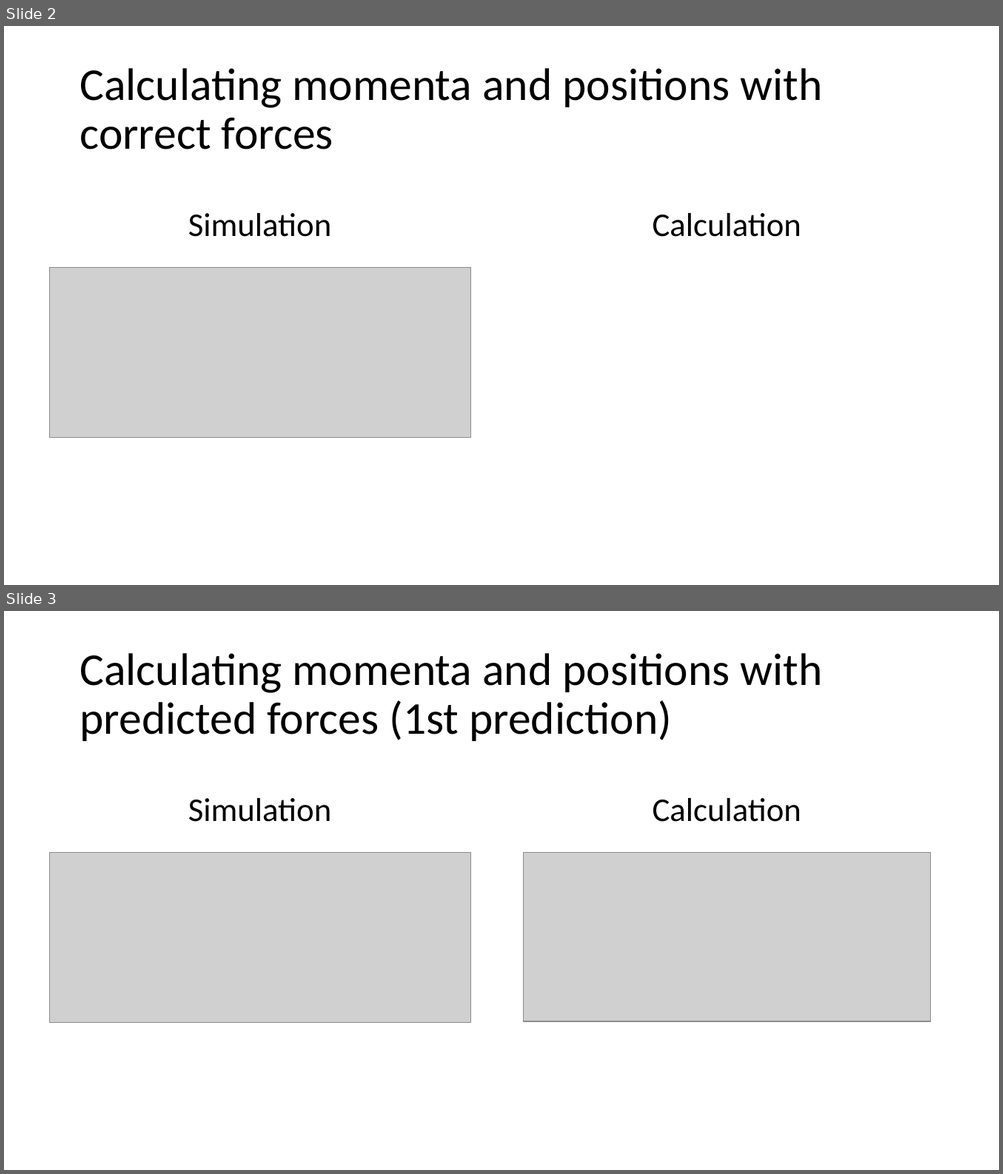
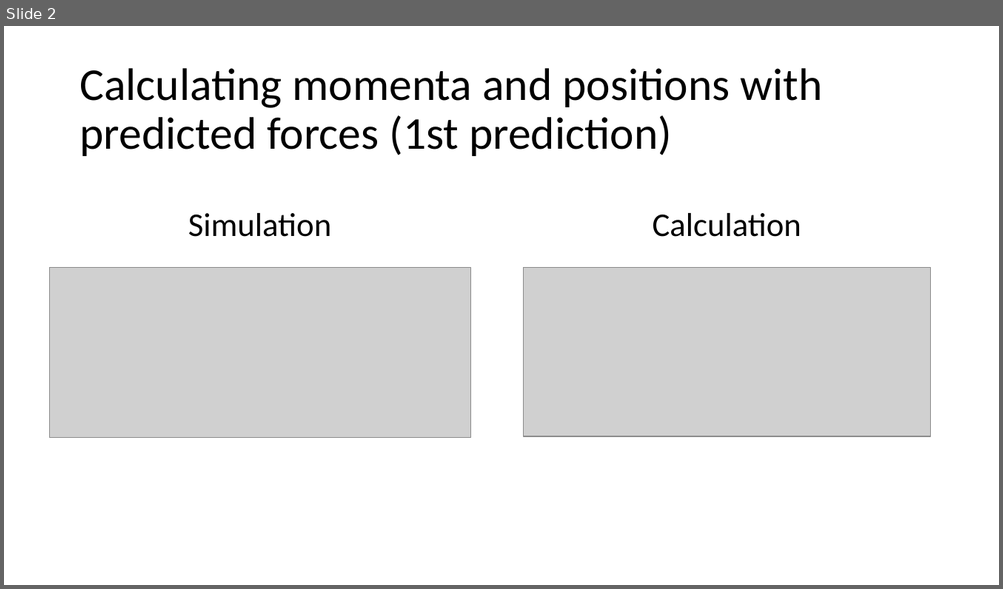
Before and after one commit to BirkDissing/Gemma_group, a slide deck: Master thesis/Meetings/26-02 Integrating gpaw and model, and comparing histograms.pptx. Shown one above the other, each under a label of ours: slides 2 and 3 before the commit, slide 2 after it. The pictures are 1003x1174 and 1003x589 pixels, drawn with LibreOffice and Linux fonts; fonts in the diff are those of the drawing; grey boxes stand for pictures. Boxes give left, top, right and bottom in pixels: in the first picture for what was removed or moved away, otherwise in the second. Text is boxed around its words. In the diff, an @@ line names an element or a change of style, - is before the commit and + after.

```diff
--- a/Master thesis/Meetings/26-02 Integrating gpaw and model, and comparing histograms.pptx
+++ b/Master thesis/Meetings/26-02 Integrating gpaw and model, and comparing histograms.pptx
@@ slide 2 removed at box(4, 26, 999, 585), background #FFFFFF @@
@@ title removed at box(79, 68, 822, 150) @@
-Calculating momenta and positions with correct forces
@@ text removed at box(188, 213, 332, 237) @@
-Simulation
@@ text removed at box(652, 213, 801, 237) @@
-Calculation
@@ picture removed at box(50, 268, 471, 438) @@
@@ what was slide 3 is now slide 2 @@
```
Also in this commit, not shown: 6 slides added, 1 other file.
